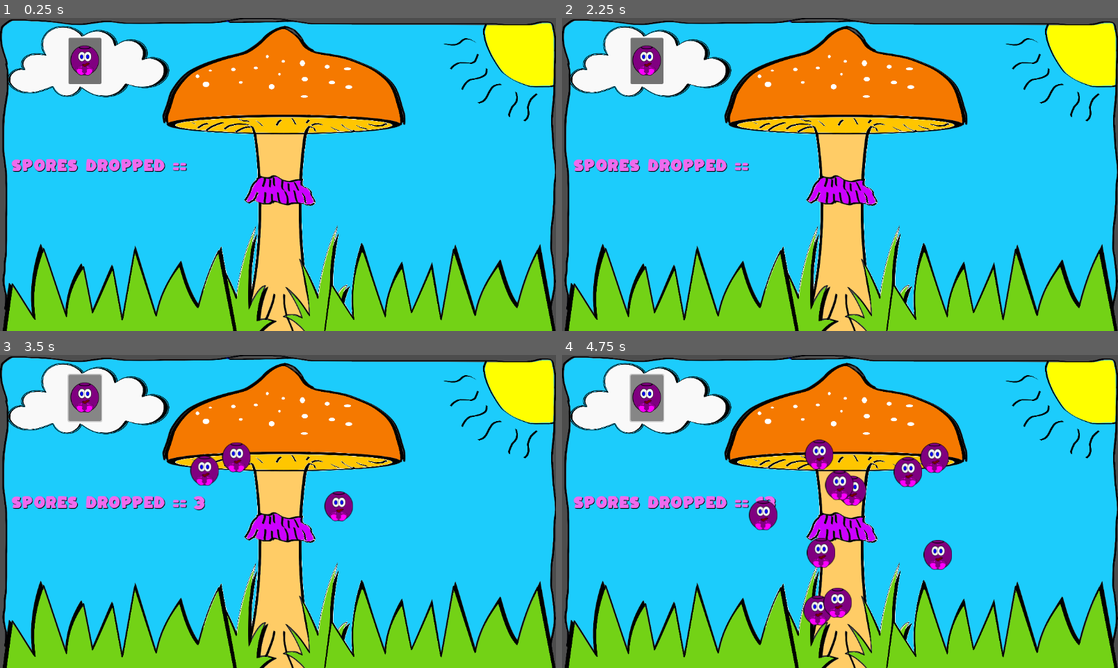
Above: before the commit, frames 1-4 (two rows, left to right).
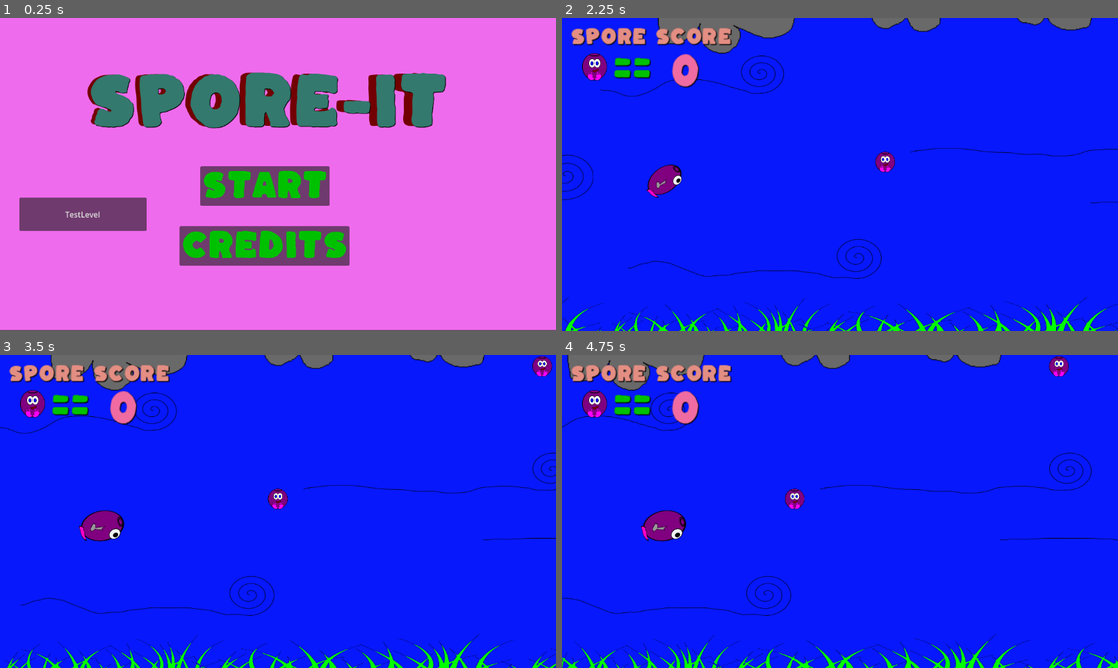
Above: after the commit, the same moments.

Repository: andrewdoesit/Spore-It
Game: Godot game, scene res://Levels/Menus/main_menu.tscn
The game is run twice, just before and just after one commit, with the same random seed, the same clock (stepped at 60 frames per second) and the same inputs. Before the commit the project starts from res://Levels/sunny_day.tscn.
Inputs (mouse positions are in pixels of both pictures, inside the frame that each line leads up to):
- Up to frame 1 (0.25 s): no input
- Up to frame 2 (2.25 s): click (828, 246) at 0.5 s, where only the run after the commit has a clickable "Credits"; click (662, 277) at 1.25 s, where only the run after the commit has a clickable "BACK"; click (645, 215) at 2 s, where only the run after the commit has a clickable "TestLevel"
- Up to frame 3 (3.5 s): click (83, 398) at 2.77 s
- Up to frame 4 (4.75 s): click (645, 398) at 3.52 s; hold Up (up) from 4.28 s (still down); hold Left (stop) from 4.28 s (still down)

The runs differ from the first frame. In frame 1, 99% of the frame differs, in the area x 0-100%, y 0-100%; in frame 2, 100%; in frame 3, 100%; in frame 4, 100%.

Commit message:
almost done

Diff:
--- a/sporeit/Characters/Items/dropping_spore.tscn
+++ b/sporeit/Characters/Items/dropping_spore.tscn
@@ -5,7 +5,7 @@
 [ext_resource type="Script" path="res://Characters/Components/CharacterGravityComponent.gd" id="2_tbrsi"]
 
 [sub_resource type="CircleShape2D" id="CircleShape2D_i5t8s"]
-radius = 29.0172
+radius = 16.0312
 
 [node name="DroppingSpore" type="CharacterBody2D"]
 slide_on_ceiling = false
@@ -13,6 +13,7 @@
 script = ExtResource("1_lhuob")
 
 [node name="Sprite2D" type="Sprite2D" parent="."]
+scale = Vector2(0.533898, 0.533898)
 texture = ExtResource("1_jyqn0")
 
 [node name="CollisionShape2D" type="CollisionShape2D" parent="."]
--- a/sporeit/Characters/player_ui.tscn
+++ b/sporeit/Characters/player_ui.tscn
@@ -17,6 +17,7 @@
 texture = ExtResource("1_57g7f")
 
 [node name="Label" type="Label" parent="."]
+layout_mode = 0
 offset_left = 54.0
 offset_top = 24.0
 offset_right = 115.0
@@ -30,6 +31,7 @@
 text = "=="
 
 [node name="Title" type="Label" parent="."]
+layout_mode = 0
 offset_left = -4.0
 offset_top = -2.0
 offset_right = 223.0
--- /dev/null
+++ b/sporeit/Levels/Menus/credits_menu.gd
@@ -0,0 +1,5 @@
+extends Control
+
+
+func _on_back_button_pressed() -> void:
+	get_tree().change_scene_to_file("res://Levels/Menus/main_menu.tscn")
--- /dev/null
+++ b/sporeit/Levels/Menus/credits_menu.tscn
@@ -0,0 +1,62 @@
+[gd_scene load_steps=4 format=3 uid="uid://frut0bvqn74c"]
+
+[ext_resource type="Texture2D" uid="uid://c2868rwqaeawb" path="res://TheMooseBear.png" id="1_ojmod"]
+[ext_resource type="Script" path="res://Levels/Menus/credits_menu.gd" id="1_p25rx"]
+[ext_resource type="FontFile" uid="uid://c8erb0048qeim" path="res://Art/Fonts/Kaph-Regular.otf" id="2_bsfam"]
+
+[node name="CreditsMenu" type="Control"]
+layout_mode = 3
+anchors_preset = 15
+anchor_right = 1.0
+anchor_bottom = 1.0
+grow_horizontal = 2
+grow_vertical = 2
+script = ExtResource("1_p25rx")
+
+[node name="ColorRect" type="ColorRect" parent="."]
+layout_mode = 0
+offset_right = 1151.0
+offset_bottom = 651.0
+color = Color(0.447059, 0, 0.823529, 1)
+
+[node name="Moosebear" type="Sprite2D" parent="."]
+position = Vector2(569, 353)
+scale = Vector2(0.853904, 0.853904)
+texture = ExtResource("1_ojmod")
+
+[node name="BackButton" type="Button" parent="."]
+layout_mode = 0
+offset_left = 59.0
+offset_top = 488.0
+offset_right = 347.0
+offset_bottom = 593.0
+theme_override_colors/font_color = Color(0, 0.745098, 0, 1)
+theme_override_fonts/font = ExtResource("2_bsfam")
+theme_override_font_sizes/font_size = 84
+text = "BACK"
+
+[node name="Label" type="Label" parent="."]
+layout_mode = 0
+offset_left = 241.0
+offset_top = 13.0
+offset_right = 924.0
+offset_bottom = 91.0
+theme_override_colors/font_color = Color(0, 0, 0, 1)
+theme_override_colors/font_shadow_color = Color(0, 0, 0, 1)
+theme_override_fonts/font = ExtResource("2_bsfam")
+theme_override_font_sizes/font_size = 64
+text = "Mr_Moosebear"
+metadata/_edit_group_ = true
+
+[node name="Label2" type="Label" parent="Label"]
+layout_mode = 0
+offset_left = 6.0
+offset_right = 649.0
+offset_bottom = 74.0
+theme_override_colors/font_color = Color(0, 0.745098, 0, 1)
+theme_override_colors/font_shadow_color = Color(0, 0, 0, 1)
+theme_override_fonts/font = ExtResource("2_bsfam")
+theme_override_font_sizes/font_size = 64
+text = "Mr_Moosebear"
+
+[connection signal="pressed" from="BackButton" to="." method="_on_back_button_pressed"]
--- /dev/null
+++ b/sporeit/Levels/Menus/easter_egg_ui.gd
@@ -0,0 +1,11 @@
+extends Control
+
+
+func _ready() -> void:
+	update_slider_value_label()
+
+func _on_h_slider_value_changed(value: float) -> void:
+	update_slider_value_label()
+
+func update_slider_value_label():
+	$SliderValue.text = str($HSlider.value)
--- a/sporeit/Levels/Menus/easter_egg_ui.tscn
+++ b/sporeit/Levels/Menus/easter_egg_ui.tscn
@@ -1,6 +1,7 @@
-[gd_scene load_steps=2 format=3 uid="uid://dtflawulpw15v"]
+[gd_scene load_steps=3 format=3 uid="uid://dtflawulpw15v"]
 
 [ext_resource type="FontFile" uid="uid://c8erb0048qeim" path="res://Art/Fonts/Kaph-Regular.otf" id="1_gwf50"]
+[ext_resource type="Script" path="res://Levels/Menus/easter_egg_ui.gd" id="1_vreiu"]
 
 [node name="EasterEggUI" type="Control"]
 layout_mode = 3
@@ -10,6 +11,7 @@
 offset_bottom = 7.776
 grow_horizontal = 2
 grow_vertical = 2
+script = ExtResource("1_vreiu")
 metadata/_edit_use_anchors_ = true
 
 [node name="Label" type="Label" parent="."]
@@ -34,20 +36,30 @@
 theme_override_font_sizes/font_size = 25
 text = "SPAWN TIMER  =="
 
-[node name="LineEdit" type="LineEdit" parent="."]
+[node name="SporesToSpawn" type="TextEdit" parent="."]
+layout_mode = 0
+offset_left = 368.0
+offset_right = 512.0
+offset_bottom = 40.0
+
+[node name="SliderValue" type="Label" parent="."]
+layout_mode = 0
+offset_left = 360.0
+offset_top = 112.0
+offset_right = 456.0
+offset_bottom = 154.0
+theme_override_colors/font_color = Color(1, 0.466667, 1, 1)
+theme_override_colors/font_shadow_color = Color(0, 0, 0, 1)
+theme_override_colors/font_outline_color = Color(0, 0, 0, 1)
+theme_override_fonts/font = ExtResource("1_gwf50")
+theme_override_font_sizes/font_size = 36
+
+[node name="HSlider" type="HSlider" parent="."]
 layout_mode = 0
 offset_left = 296.0
-offset_top = 48.0
-offset_right = 448.0
-offset_bottom = 87.0
-theme_override_colors/font_color = Color(0, 0.756863, 0, 1)
-theme_override_fonts/font = ExtResource("1_gwf50")
+offset_top = 56.0
+offset_right = 512.0
+offset_bottom = 96.0
+max_value = 99.0
 
-[node name="LineEdit2" type="LineEdit" parent="."]
-layout_mode = 0
-offset_left = 360.0
-offset_right = 448.0
-offset_bottom = 40.0
-theme_override_colors/font_color = Color(0, 0.756863, 0, 1)
-theme_override_fonts/font = ExtResource("1_gwf50")
-placeholder_text = "ENTER"
+[connection signal="value_changed" from="HSlider" to="." method="_on_h_slider_value_changed"]
--- /dev/null
+++ b/sporeit/Levels/Menus/high_scores.tscn
@@ -0,0 +1,30 @@
+[gd_scene load_steps=2 format=3 uid="uid://i2kxu711fksf"]
+
+[ext_resource type="FontFile" uid="uid://c8erb0048qeim" path="res://Art/Fonts/Kaph-Regular.otf" id="1_fdhfw"]
+
+[node name="HighScores" type="Control"]
+layout_mode = 3
+anchors_preset = 15
+anchor_right = 1.0
+anchor_bottom = 1.0
+grow_horizontal = 2
+grow_vertical = 2
+
+[node name="ColorRect" type="ColorRect" parent="."]
+layout_mode = 0
+offset_right = 1152.0
+offset_bottom = 648.0
+color = Color(0.447059, 0, 0.823529, 1)
+
+[node name="Title" type="Label" parent="."]
+layout_mode = 0
+offset_left = 280.0
+offset_top = 56.0
+offset_right = 815.0
+offset_bottom = 130.0
+theme_override_colors/font_color = Color(0, 0.745098, 0, 1)
+theme_override_colors/font_shadow_color = Color(0, 0, 0, 1)
+theme_override_colors/font_outline_color = Color(0, 0, 0, 1)
+theme_override_fonts/font = ExtResource("1_fdhfw")
+theme_override_font_sizes/font_size = 64
+text = "HIGH SCORES"
--- /dev/null
+++ b/sporeit/Levels/Menus/main_menu.gd
@@ -0,0 +1,23 @@
+extends Control
+
+
+# Called when the node enters the scene tree for the first time.
+func _ready() -> void:
+	pass # Replace with function body.
+
+
+# Called every frame. 'delta' is the elapsed time since the previous frame.
+func _process(delta: float) -> void:
+	pass
+
+
+func _on_start_button_pressed() -> void:
+	get_tree().change_scene_to_file("res://Levels/sunny_day.tscn")
+
+
+func _on_credits_button_pressed() -> void:
+	get_tree().change_scene_to_file("res://Levels/Menus/credits_menu.tscn")
+
+
+func _on_button_pressed() -> void:
+	get_tree().change_scene_to_file("res://Levels/test_level.tscn")
--- /dev/null
+++ b/sporeit/Levels/Menus/main_menu.tscn
@@ -0,0 +1,77 @@
+[gd_scene load_steps=3 format=3 uid="uid://kgkjtigrf8r"]
+
+[ext_resource type="FontFile" uid="uid://c8erb0048qeim" path="res://Art/Fonts/Kaph-Regular.otf" id="1_0bo25"]
+[ext_resource type="Script" path="res://Levels/Menus/main_menu.gd" id="1_6xudf"]
+
+[node name="MainMenu" type="Control"]
+layout_mode = 3
+anchors_preset = 15
+anchor_right = 1.0
+anchor_bottom = 1.0
+grow_horizontal = 2
+grow_vertical = 2
+script = ExtResource("1_6xudf")
+
+[node name="ColorRect" type="ColorRect" parent="."]
+layout_mode = 0
+offset_right = 1153.0
+offset_bottom = 646.0
+color = Color(0.937255, 0.419608, 0.929412, 1)
+
+[node name="StartButton" type="Button" parent="."]
+layout_mode = 0
+offset_left = 415.0
+offset_top = 307.0
+offset_right = 683.0
+offset_bottom = 389.0
+theme_override_colors/font_color = Color(0, 0.756863, 0, 1)
+theme_override_fonts/font = ExtResource("1_0bo25")
+theme_override_font_sizes/font_size = 64
+text = "START"
+
+[node name="CreditsButton" type="Button" parent="."]
+layout_mode = 0
+offset_left = 372.0
+offset_top = 431.0
+offset_right = 724.0
+offset_bottom = 513.0
+theme_override_colors/font_color = Color(0, 0.756863, 0, 1)
+theme_override_fonts/font = ExtResource("1_0bo25")
+theme_override_font_sizes/font_size = 64
+text = "Credits"
+
+[node name="Label" type="Label" parent="."]
+layout_mode = 0
+offset_left = 175.0
+offset_top = 104.0
+offset_right = 910.0
+offset_bottom = 246.0
+theme_override_colors/font_color = Color(0.447059, 0, 0, 1)
+theme_override_fonts/font = ExtResource("1_0bo25")
+theme_override_font_sizes/font_size = 124
+text = "SPORE-IT"
+metadata/_edit_group_ = true
+
+[node name="Label2" type="Label" parent="Label"]
+layout_mode = 0
+offset_left = 7.0
+offset_right = 754.0
+offset_bottom = 144.0
+theme_override_colors/font_color = Color(0.199332, 0.474739, 0.428569, 1)
+theme_override_colors/font_shadow_color = Color(0, 0, 0, 1)
+theme_override_colors/font_outline_color = Color(0, 0, 0, 1)
+theme_override_fonts/font = ExtResource("1_0bo25")
+theme_override_font_sizes/font_size = 126
+text = "SPORE-IT"
+
+[node name="Button" type="Button" parent="."]
+layout_mode = 0
+offset_left = 40.0
+offset_top = 372.0
+offset_right = 304.0
+offset_bottom = 441.0
+text = "TestLevel"
+
+[connection signal="pressed" from="StartButton" to="." method="_on_start_button_pressed"]
+[connection signal="pressed" from="CreditsButton" to="." method="_on_credits_button_pressed"]
+[connection signal="pressed" from="Button" to="." method="_on_button_pressed"]
--- a/sporeit/Levels/sunny_day.gd
+++ b/sporeit/Levels/sunny_day.gd
@@ -1,19 +1,48 @@
 extends Node2D
 
 @onready var spore_scene = preload("res://Characters/Items/dropping_spore.tscn")
-# TODO: Hide this code maybe or Find some wierd way of turning it to true
-# When true we will run the spawn 10k function with variables of user input
-var easter_egg_enabled : bool = false
-var count = 0
+@onready var spores_to_spawn = $EasterEggUI/SporesToSpawn
+@onready var spawn_timer = $EasterEggUI/HSlider
 
+var game_start : bool = false
+var count : int = 0
+
+@export var spores : int = 10000
+@export var timer_time : float = 0.25
+
+
+func convert_user_spores_input_values(value: String) -> int:
+	var number = value.to_int()
+	check_values(number)
+	return number
+
+func convert_user_timer(value: int) -> float:
+	var added_decimal : String
+	if value < 10:
+		var added_zero = str("0", value)
+		added_decimal = str("0.", added_zero)
+	else:
+		added_decimal = str("0.", value)
+	var num = added_decimal.to_float()
+	print(num)
+	return num
+
+func check_values(value):
+	if value == 0:
+		$InvalidEntry.show()
+	else:
+		$InvalidEntry.hide()
 
 # NOTE: Works great with the timer with out it crashes
 func spawn_ten_thousand():
-	for i in range(10000):
-		count += 1
-		spawn_spore()
-		$SporeCount.text = str(count)
-		await get_tree().create_timer(0.25).timeout
+		for i in range(spores):
+			count += 1
+			spawn_spore()
+			$SporeCount.text = str(count)
+			if timer_time > 0:
+				await get_tree().create_timer(timer_time).timeout
+			if game_start == false:
+				break
 
 
 func spawn_spore() -> void:
@@ -22,10 +51,8 @@
 	spore.position = get_random_spawn_point()
 
 
-#NOTE: No higher than 200 Y axis
-# NOTE NO lower than 240 Y axis
-# NOTE: No lower than 352
-# NOTE: NO Higher than 824
+#NOTE: No higher than 200 Y axis, NO lower than 240 Y axis
+# NOTE: No lower than 352, NO Higher than 824
 func get_random_spawn_point() -> Vector2:
 	var random_x_position = randi_range(352, 824)
 	var random_y_position = randi_range(200, 240)
@@ -34,4 +61,11 @@
 
 
 func _on_start_pressed() -> void:
+	game_start = true
+	spores = convert_user_spores_input_values(spores_to_spawn.text)
+	timer_time = convert_user_timer(spawn_timer.value)
 	spawn_ten_thousand()
+
+
+func _on_kill_switch_pressed() -> void:
+	game_start = false
--- a/sporeit/Levels/sunny_day.tscn
+++ b/sporeit/Levels/sunny_day.tscn
@@ -1,9 +1,10 @@
-[gd_scene load_steps=5 format=3 uid="uid://djs5eg213ud6m"]
+[gd_scene load_steps=6 format=3 uid="uid://djs5eg213ud6m"]
 
 [ext_resource type="Script" path="res://Levels/sunny_day.gd" id="1_257jo"]
 [ext_resource type="Texture2D" uid="uid://qmbejfucftp3" path="res://Art/Background/mushroomScreen.png" id="1_wh026"]
 [ext_resource type="FontFile" uid="uid://c8erb0048qeim" path="res://Art/Fonts/Kaph-Regular.otf" id="3_pwj1d"]
 [ext_resource type="Texture2D" uid="uid://vb78fve0ywp8" path="res://Art/Items/sporeitem_64.png" id="4_ojduc"]
+[ext_resource type="PackedScene" uid="uid://dtflawulpw15v" path="res://Levels/Menus/easter_egg_ui.tscn" id="5_6v2es"]
 
 [node name="SunnyDay" type="Node2D"]
 script = ExtResource("1_257jo")
@@ -54,4 +55,35 @@
 theme_override_font_sizes/font_size = 30
 metadata/_edit_use_anchors_ = true
 
+[node name="EasterEggUI" parent="." instance=ExtResource("5_6v2es")]
+offset_left = 632.0
+offset_top = 328.0
+offset_right = 632.0
+offset_bottom = 328.0
+
+[node name="KillSwitch" type="Button" parent="."]
+offset_left = 752.0
+offset_top = 32.0
+offset_right = 896.0
+offset_bottom = 82.0
+theme_override_colors/font_color = Color(0.87451, 0, 0, 1)
+theme_override_colors/font_outline_color = Color(0, 0, 0, 1)
+theme_override_fonts/font = ExtResource("3_pwj1d")
+theme_override_font_sizes/font_size = 36
+text = "STOP!"
+
+[node name="InvalidEntry" type="Label" parent="."]
+visible = false
+offset_left = 768.0
+offset_top = 272.0
+offset_right = 1113.0
+offset_bottom = 320.0
+theme_override_colors/font_color = Color(0.87451, 0, 0, 1)
+theme_override_colors/font_shadow_color = Color(0, 0, 0, 1)
+theme_override_colors/font_outline_color = Color(0, 0, 0, 1)
+theme_override_fonts/font = ExtResource("3_pwj1d")
+theme_override_font_sizes/font_size = 36
+text = "Invalid Entry!"
+
 [connection signal="pressed" from="Start" to="." method="_on_start_pressed"]
+[connection signal="pressed" from="KillSwitch" to="." method="_on_kill_switch_pressed"]
--- a/sporeit/project.godot
+++ b/sporeit/project.godot
@@ -11,7 +11,7 @@
 [application]
 
 config/name="SporeIt"
-run/main_scene="res://Levels/sunny_day.tscn"
+run/main_scene="res://Levels/Menus/main_menu.tscn"
 config/features=PackedStringArray("4.3", "Forward Plus")
 boot_splash/bg_color=Color(0.0142752, 0.0142752, 0.0142752, 1)
 boot_splash/image="res://TheMooseBear.png"
